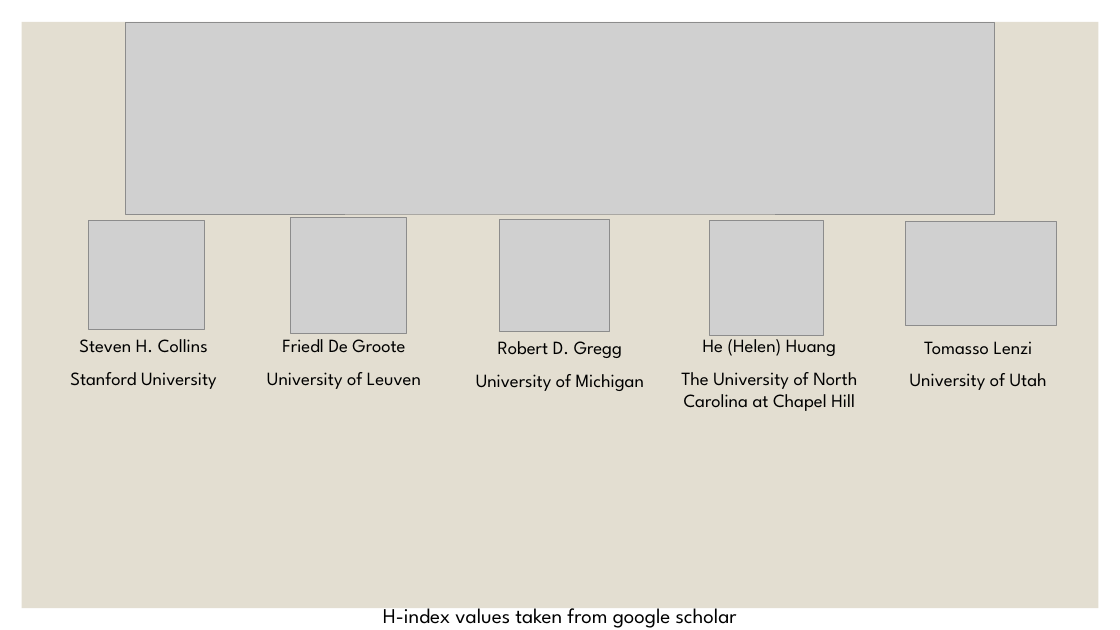
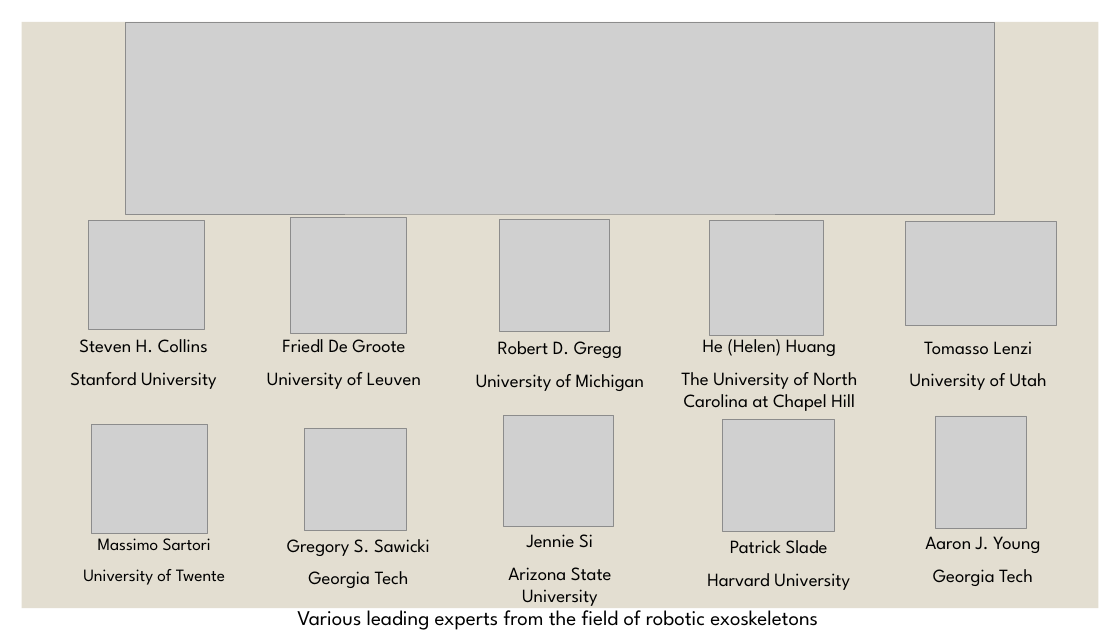
Before and after one commit to DominikTomaszZielinski/BME452FinalProj, a slide deck: slide 10 of Grad paper presentation/Dominik Zielinski BME452 Grad Paper Presentation.pptx. Drawn at 1120x630 pixels with LibreOffice and Linux fonts; fonts in the diff are those of the drawing; grey boxes stand for pictures. Boxes give left, top, right and bottom in pixels: in the first picture for what was removed or moved away, otherwise in the second. Text is boxed around its words. In the diff, an @@ line names an element or a change of style, - is before the commit and + after.

```diff
--- a/Grad paper presentation/Dominik Zielinski BME452 Grad Paper Presentation.pptx
+++ b/Grad paper presentation/Dominik Zielinski BME452 Grad Paper Presentation.pptx
@@ picture added at (503, 415, 613, 526) @@
@@ picture added at (723, 419, 835, 531) @@
@@ picture added at (935, 416, 1026, 528) @@
@@ picture added at (92, 424, 208, 534) @@
@@ picture added at (304, 429, 407, 531) @@
@@ text added at (83, 533, 225, 585), 14.8 pt, text #000000 @@
+Massimo Sartori
+University of Twente
@@ text added at (287, 539, 430, 588), 16 pt, text #000000 @@
+Gregory S. Sawicki
+Georgia Tech
@@ text added at (508, 534, 612, 606), 16 pt, text #000000 @@
+Jennie Si
+Arizona State University
@@ text added at (925, 536, 1040, 586), 16 pt, text #000000 @@
+Aaron J. Young
+Georgia Tech
@@ text added at (707, 540, 850, 590), 16 pt, text #000000 @@
+Patrick Slade
+Harvard University
@@ text at (297, 605, 818, 630): text changed @@
-H-index values taken from google scholar
+Various leading experts from the field of robotic exoskeletons
```
Also in this commit, not shown: 5 other slides changed.
